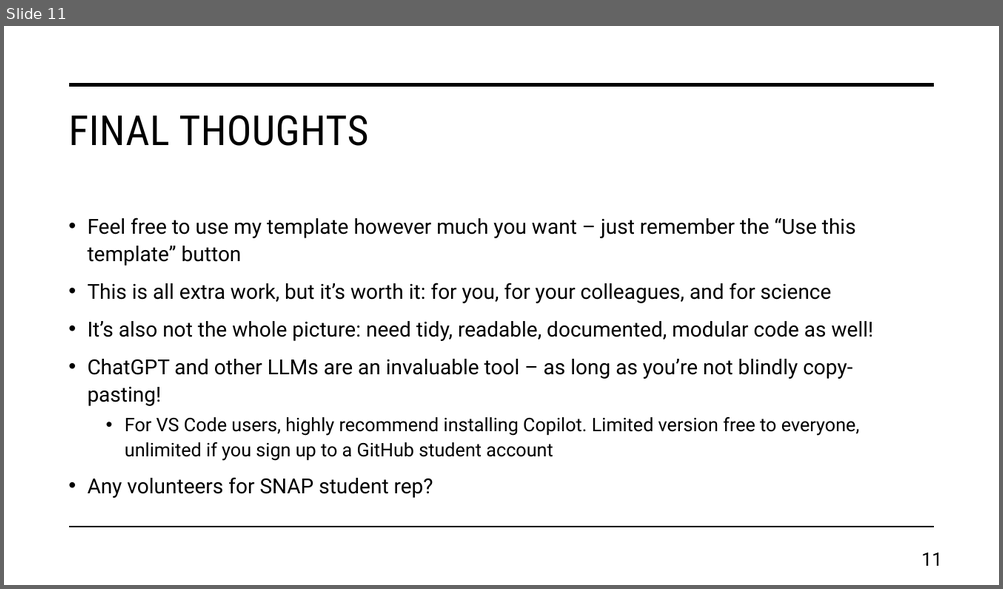
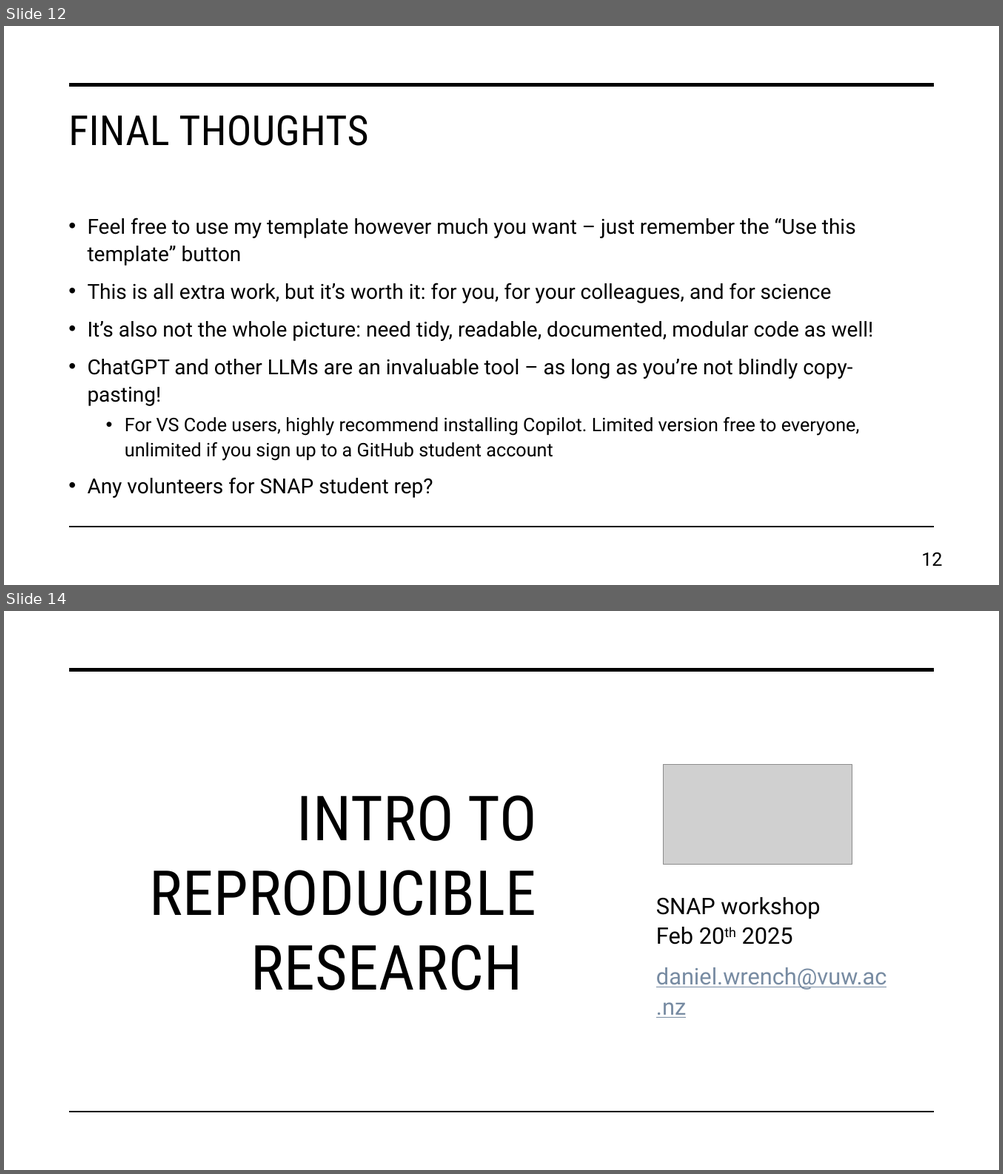
Before and after one commit to daniel-wrench/snap-research-template, a slide deck: doc/workshop_slides.pptx. Shown one above the other, each under a label of ours: slide 11 before the commit, slides 12 and 14 after it; the slides between them are not shown. The pictures are 1003x589 and 1003x1174 pixels, drawn with LibreOffice and Linux fonts; fonts in the diff are those of the drawing; grey boxes stand for pictures. Boxes give left, top, right and bottom in pixels: in the first picture for what was removed or moved away, otherwise in the second. Text is boxed around its words. In the diff, an @@ line names an element or a change of style, - is before the commit and + after.

```diff
--- a/doc/workshop_slides.pptx
+++ b/doc/workshop_slides.pptx
@@ slide 14 added at [4, 611, 999, 1170], background #FFFFFF; not listed: 2 template elements that a slide beside it also shows @@
@@ picture added at [663, 765, 852, 864] @@
@@ title added at [149, 795, 537, 991], 60 pt, text #000000 @@
+INTRO TO REPRODUCIBLE RESEARCH
@@ subtitle added at [656, 897, 886, 1018], 22 pt, text #000000 @@
+SNAP workshop
+Feb 20th 2025
+daniel.wrench@vuw.ac.nz
@@ what was slide 11 is now slide 12 @@
@@ page number at [921, 553, 942, 566]: text changed @@
-11
+12
```
Also in this commit, not shown: 8 slides changed, 2 other slides added, 2 other files.
